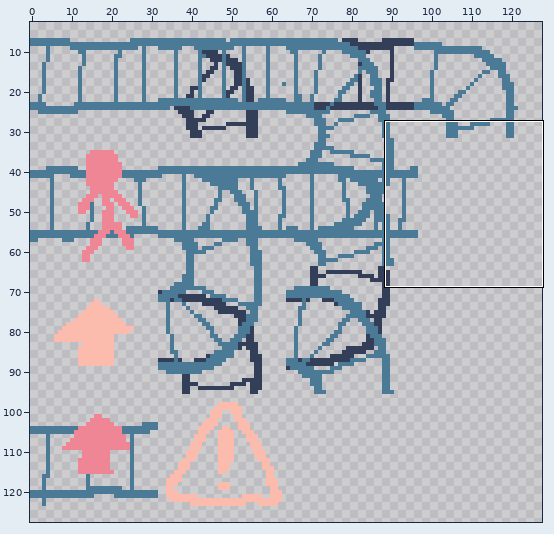
One commit to this pixel-art file: assets/images/tilemap.aseprite. Above, an overview of the earlier version with the close-up marked.
Close-up. Old version:
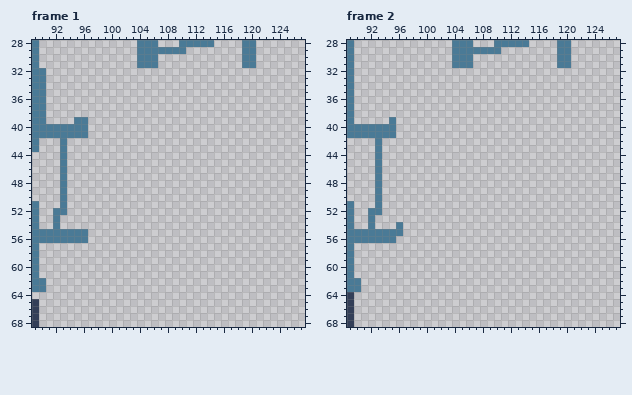
128x128 pixels, 2 frames. Shown: frame 1: x 89..127, y 28..68; frame 2: x 89..127, y 28..68. The wide view leaves out empty margins.
And afterwards:
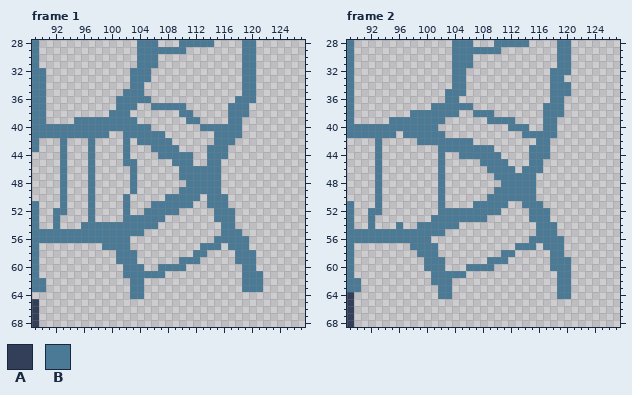
Palette (. is transparent): A #333f58  B #4a7a96
Difference:
--- frame 1
@@ x 89..127 @@
 31 B..............BBB............BB.......
-32 BB.....................................
-33 BB.....................................
-34 BB.....................................
-35 BB.....................................
-36 BB.....................................
-37 BB.....................................
-38 BB.....................................
-39 BB....BB...............................
-40 BBBBBBBB...............................
-41 BBBBBBBB...............................
-42 B...B..................................
-43 B...B..................................
-44 ....B..................................
-45 ....B..................................
-46 ....B..................................
-47 ....B..................................
-48 ....B..................................
-49 ....B..................................
-50 ....B..................................
-51 B...B..................................
-52 B..BB..................................
-53 B..B...................................
-54 B..B...................................
-55 BBBBBBBB...............................
-56 BBBBBBBB...............................
-57 B......................................
-58 B......................................
-59 B......................................
-60 B......................................
-61 B......................................
-62 BB.....................................
-63 BB.....................................
-64 .......................................
+32 BB............BBB.............BB.......
+33 BB............BBB.............BB.......
+34 BB............BB..............BB.......
+35 BB...........BBB..............BB.......
+36 BB..........BBBBB............BBB.......
+37 BB..........BBB..BBBBB......BBB........
+38 BB.........BBB.......BB.....BBB........
+39 BB....BBBBBBBBB.......BB....BB.........
+40 BBBBBBBBBBBBBBBBB.......BBBBBB.........
+41 BBBBBBBBBBB..BBBBBB.......BBBB.........
+42 B...B...B....B.BBBBB......BBB..........
+43 B...B...B....B...BBBB....BBB...........
+44 ....B...B....B....BBBBB..BBB...........
+45 ....B...B....BB.....BBB..BB............
+46 ....B...B.....B......BBBBBB............
+47 ....B...B.....B......BBBBBB............
+48 ....B...B.....B.......BBBBB............
+49 ....B...B.....B......BBBBBB............
+50 ....B...B....B.....BBBBB.BBB...........
+51 B...B...B....B...BBBBBB..BBB...........
+52 B..BB...B....B..BBBBB.....BBB..........
+53 B..B....B....BBBBBB.......BBB..........
+54 B..B...BBBBBBBBBBB.........BB..........
+55 BBBBBBBBBBBBBBBB...........BBB.........
+56 BBBBBBBBBBBBBB............BBBBB........
+57 B.........BBBB..........BBB.BBB........
+58 B...........BBB........BB....BBB.......
+59 B...........BBB......BBB.....BBB.......
+60 B............BBB..BBBB........BB.......
+61 B............BBBBBB...........BBB......
+62 BB............BB..............BBB......
+63 BB............BB..............BBB......
+64 ..............BB.......................
 65 A......................................
--- frame 2
@@ x 89..127 @@
 31 B..............BBB............BB.......
-32 B......................................
-33 B......................................
-34 B......................................
-35 B......................................
-36 B......................................
-37 B......................................
-38 B......................................
-39 B.....B................................
-40 BBBBBBB................................
-41 BBBBBBB................................
-42 ....B..................................
-43 ....B..................................
-44 ....B..................................
-45 ....B..................................
-46 ....B..................................
-47 ....B..................................
-48 ....B..................................
-49 ....B..................................
-50 ....B..................................
-51 B...B..................................
-52 B..BB..................................
-53 B..B...................................
-54 B..B...B...............................
-55 BBBBBBBB...............................
-56 BBBBBBB................................
-57 B......................................
-58 B......................................
-59 B......................................
-60 B......................................
-61 B......................................
-62 BB.....................................
-63 BB.....................................
-64 A......................................
+32 B..............BB............BBB.......
+33 B..............BB............BB........
+34 B..............BB............BBB.......
+35 B.............BBB............BBB.......
+36 B.............BB.............BB........
+37 B...........BBBBBB..........BBB........
+38 B........BBBBBBB..BBB.......BBB........
+39 B.....BBBBBBBB......BBBB....BB.........
+40 BBBBBBBBBBBBB..........BBB..BB.........
+41 BBBBBBB.BBBBBB...........BBBBB.........
+42 ....B.....BBBBBBBB.........BB..........
+43 ....B........BBBBBBBB.....BBB..........
+44 ....B........B..BBBBBB....BBB..........
+45 ....B........B.....BBBB...BB...........
+46 ....B........B......BBBB.BBB...........
+47 ....B........B.......BBBBBB............
+48 ....B........B........BBBBB............
+49 ....B........B.......BBBBBB............
+50 ....B........B......BBBBBBB............
+51 B...B........B....BBBBB..BBB...........
+52 B..BB........BBBBBBBBB....BBB..........
+53 B..B........BBBBBBBB......BBB..........
+54 B..B...B..BBBBBB...........BBB.........
+55 BBBBBBBBBBBBBB.............BBB.........
+56 BBBBBBBBBBBB..............BBBBB........
+57 B........BBBB...........BBB.BBB........
+58 B.........BBB.........BB.....BB........
+59 B..........BBB......BBB......BBB.......
+60 B..........BBB...BBBB........BBB.......
+61 B...........BBBBB.............BB.......
+62 BB..........BBB...............BB.......
+63 BB...........BB...............BB.......
+64 A............BB...............BB.......
 65 A......................................
